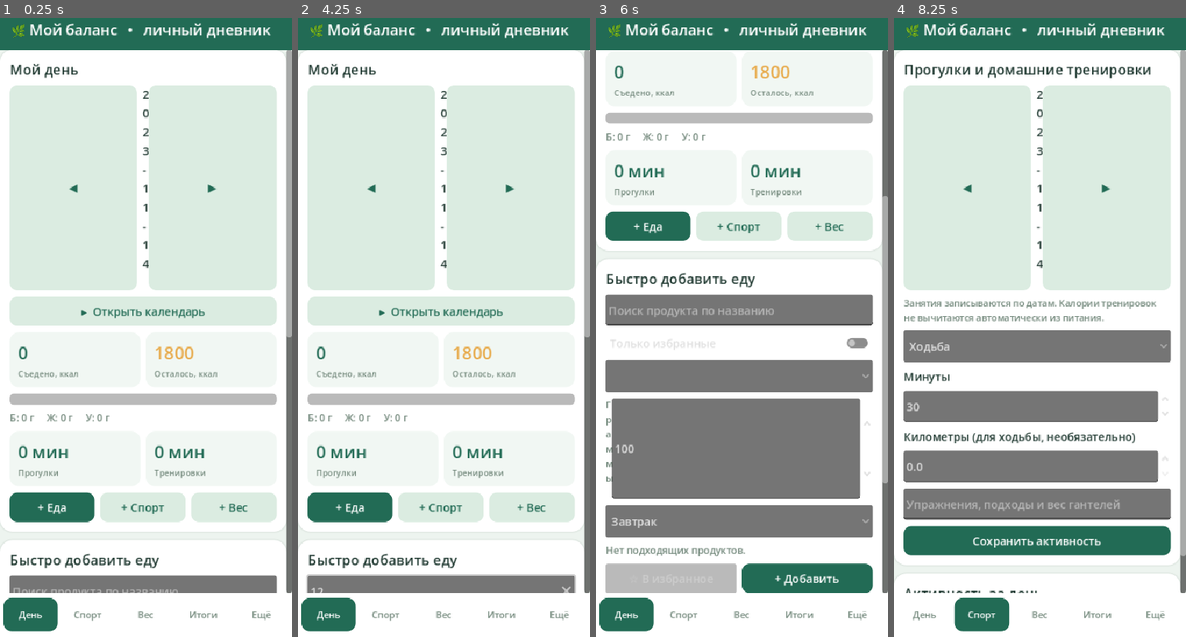
Above: before the commit, frames 1-4 (left to right).
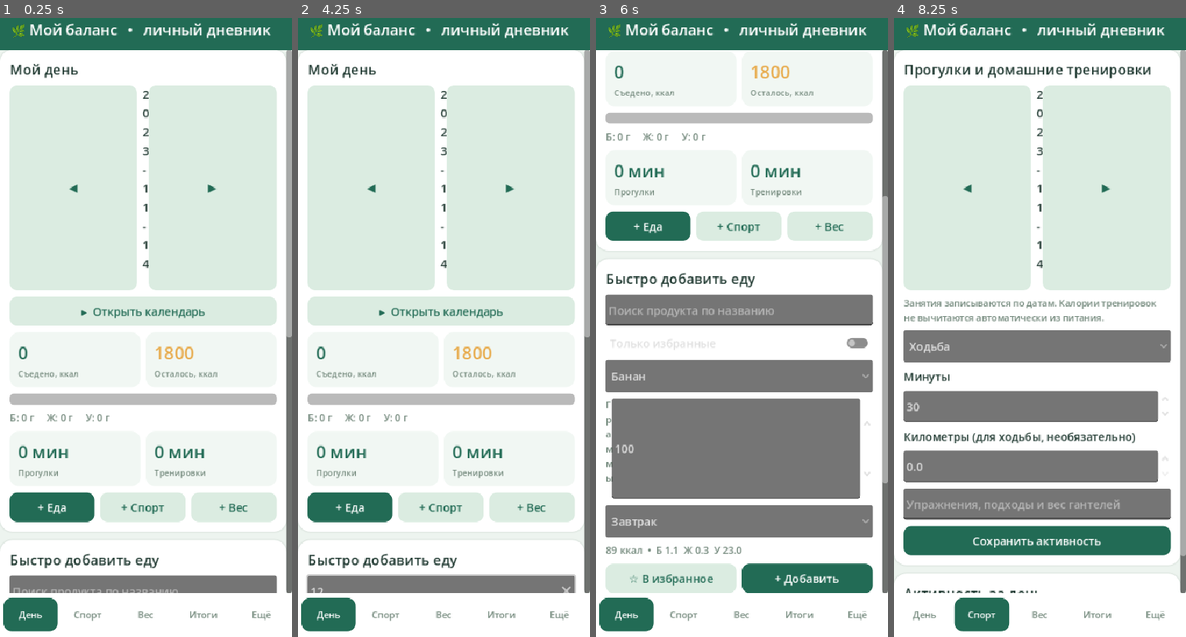
Above: after the commit, the same moments.

Repository: Domenklay/My_balance
Game: Godot game, scene res://main.tscn
The game is run twice, just before and just after one commit, with the same random seed, the same clock (stepped at 60 frames per second) and the same inputs.
Inputs (mouse positions are in pixels of both pictures, inside the frame that each line leads up to):
- Up to frame 1 (0.25 s): no input
- Up to frame 2 (4.25 s): click (441, 593) at 0.52 s; type "12" at 0.6 s; click "◀" at 1.25 s; click (441, 593) at 2.02 s; type "12" at 2.1 s; click "▶" at 2.75 s; click (441, 593) at 3.52 s; type "12" at 3.6 s
- Up to frame 3 (6 s): click "▸ Открыть календарь" at 4.25 s; click "▾ Скрыть календарь" at 5 s; click "+ Еда" at 5.75 s
- Up to frame 4 (8.25 s): click "▸ Открыть календарь" at 6.5 s; click "+ Еда" at 7.25 s; click "+ Спорт" at 8 s

Frames 1-2 are identical in both runs. In frame 3, 2.6% of the frame differs, in the area x 3-52%, y 57-93%; in frame 4, nothing differs.

Commit message:
Keep all products visible until food search has a nonempty query

Diff:
--- a/godot/src/main.gd
+++ b/godot/src/main.gd
@@ -435,7 +435,7 @@
     )
     var query = search.text.strip_edges().to_lower()
     for item in all:
-        if not str(item.get("name", "")).to_lower().contains(query):
+        if not query.is_empty() and not str(item.get("name", "")).to_lower().contains(query):
             continue
         if favorite_only.button_pressed and not store.is_favorite(str(item.get("id", ""))):
             continue
